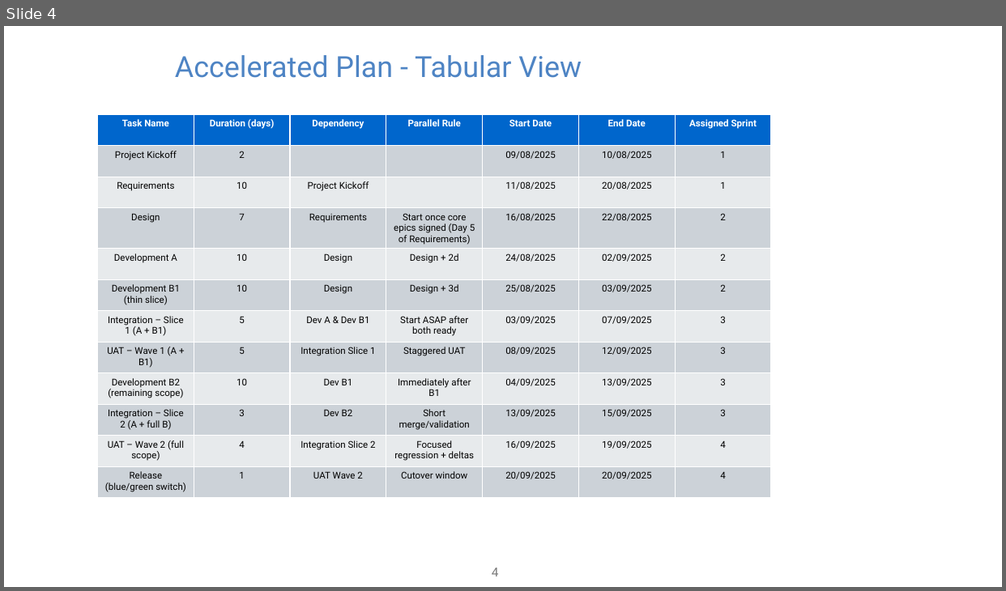
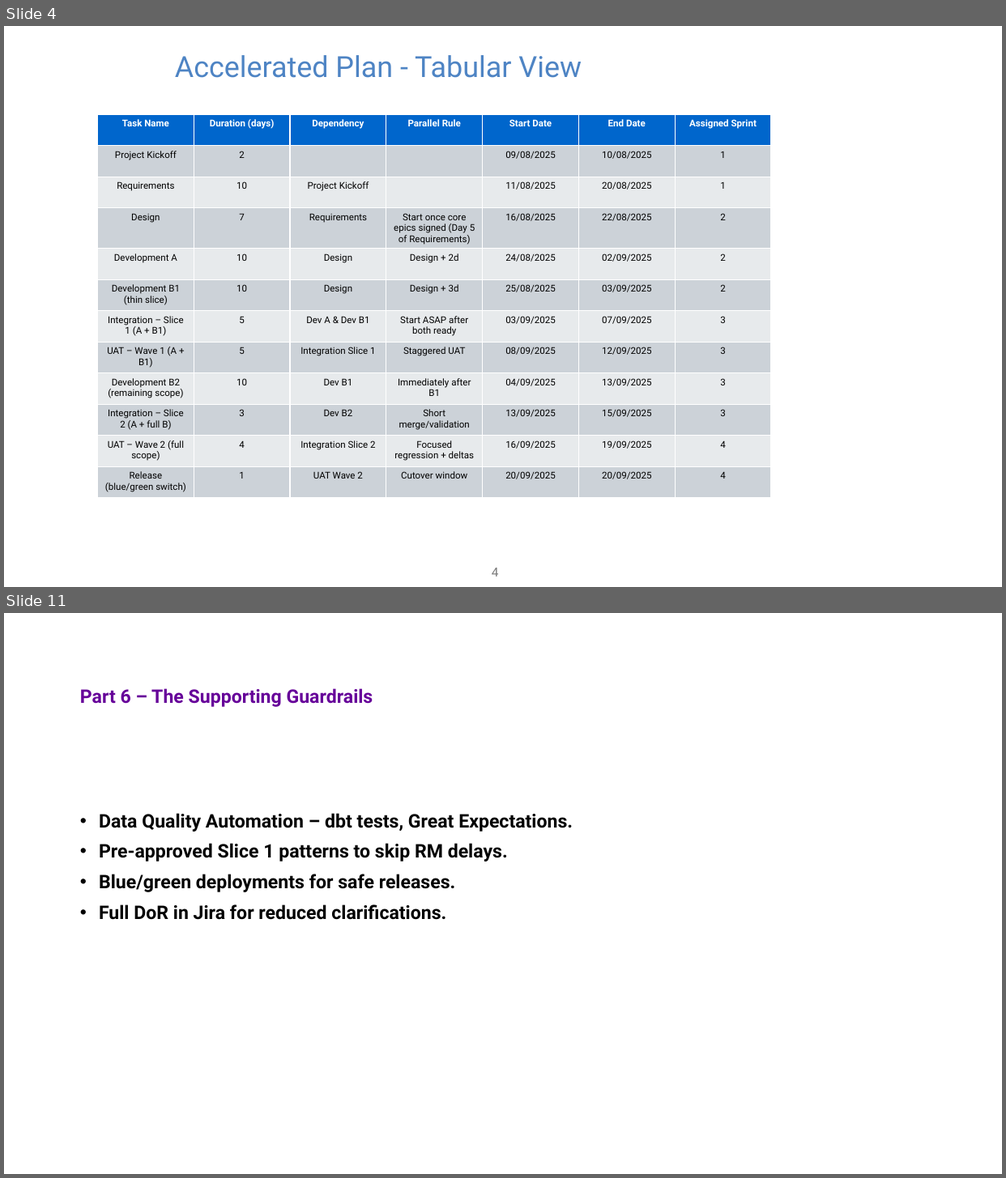
Before and after one commit to bishwanathsen11011987-cell/pace-of-delivery-data-engineering, a slide deck: Pace of Delivery.pptx. Shown one above the other, each under a label of ours: slide 4 before the commit, slides 4 and 11 after it; the slides between them are not shown. The pictures are 1006x591 and 1006x1178 pixels, drawn with LibreOffice and Linux fonts; fonts in the diff are those of the drawing. Boxes give left, top, right and bottom in pixels: in the first picture for what was removed or moved away, otherwise in the second. Text is boxed around its words. In the diff, an @@ line names an element or a change of style, - is before the commit and + after.

```diff
--- a/Pace of Delivery.pptx
+++ b/Pace of Delivery.pptx
@@ slide 11 added at (4, 613, 1002, 1174), background #FFFFFF @@
@@ title added at (80, 688, 373, 707), 18 pt, text #660099, bold @@
+Part 6 – The Supporting Guardrails
@@ text added at (99, 813, 573, 920), 18 pt, text #000000, bold @@
+• Data Quality Automation – dbt tests, Great Expectations.
+• Pre-approved Slice 1 patterns to skip RM delays.
+• Blue/green deployments for safe releases.
+• Full DoR in Jira for reduced clarifications.
```
Also in this commit, not shown: 7 other slides added.
